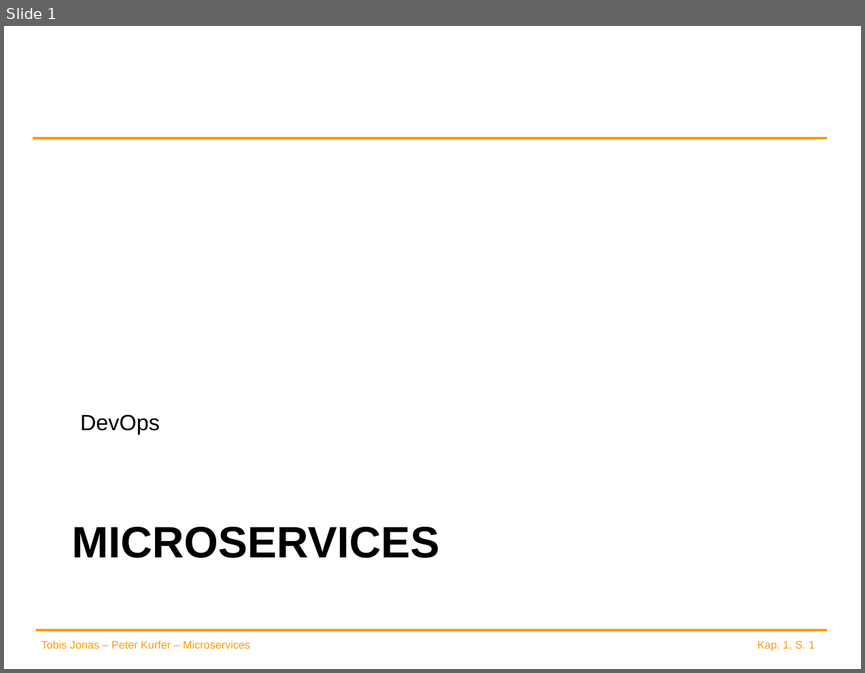
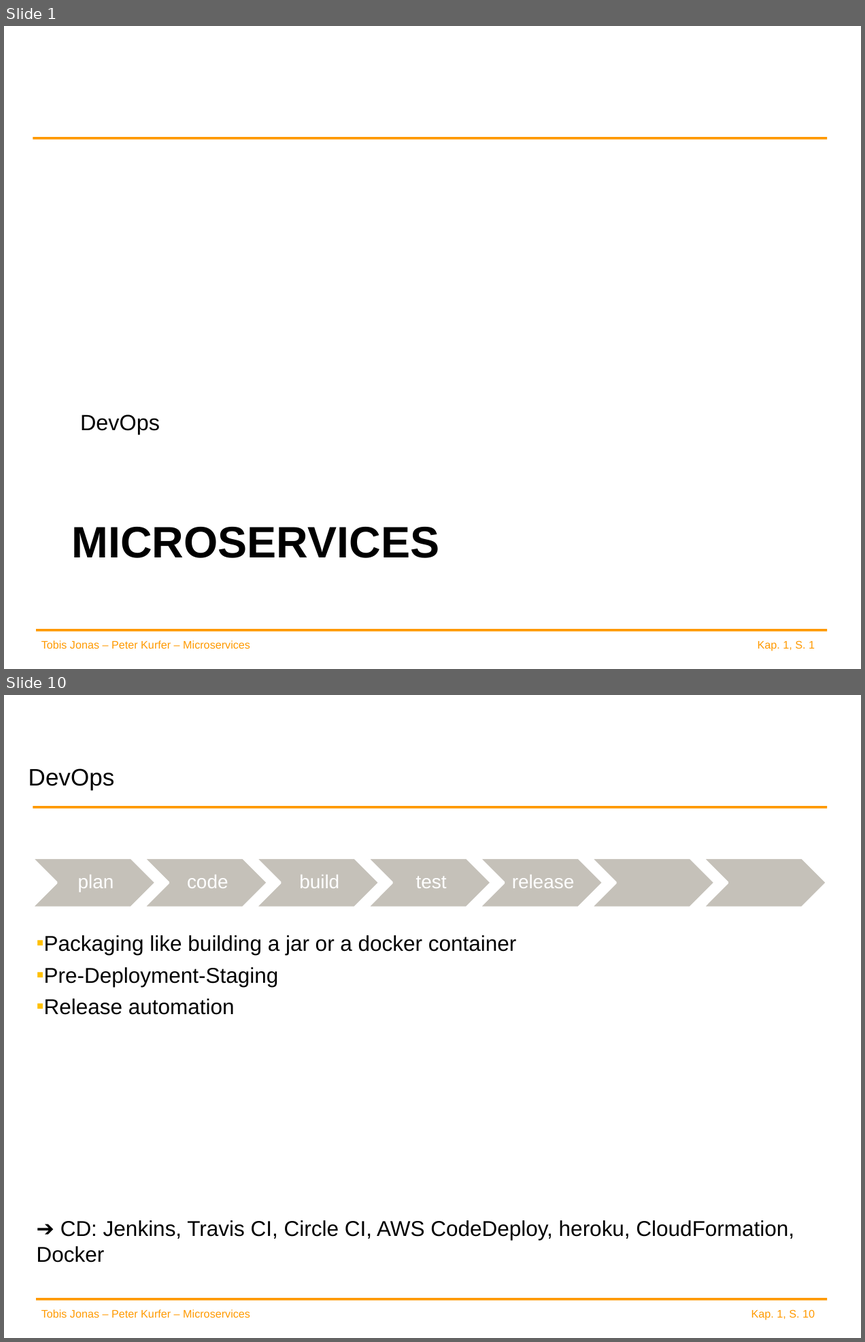
Before and after one commit to spoeck/Lectures, a slide deck: 03-DevOps/DevOps.pptx. Shown one above the other, each under a label of ours: slide 1 before the commit, slides 1 and 10 after it; the slides between them are not shown. The pictures are 865x673 and 865x1342 pixels, drawn with LibreOffice and Linux fonts; fonts in the diff are those of the drawing; background and template pictures are left out. Boxes give left, top, right and bottom in pixels: in the first picture for what was removed or moved away, otherwise in the second. Text is boxed around its words. In the diff, an @@ line names an element or a change of style, - is before the commit and + after.

```diff
--- a/03-DevOps/DevOps.pptx
+++ b/03-DevOps/DevOps.pptx
@@ slide 10 added at box(4, 695, 861, 1338), background #FFFFFF; not listed: 4 template elements that a slide beside it also shows @@
@@ title added at box(28, 768, 115, 790), 20 pt, text #000000 @@
+DevOps
@@ group added at box(31, 858, 827, 907): 7 chevrons, 5 texts @@
+plan
+code
+build
+test
+release
@@ text added at box(37, 935, 794, 1262), 18 pt, text #000000 @@
+▪ Packaging like building a jar or a docker container
+▪ Pre-Deployment-Staging
+▪ Release automation
+➔ CD: Jenkins, Travis CI, Circle CI, AWS CodeDeploy, heroku, CloudFormation, Docker
```
Also in this commit, not shown: 1 slide changed, 11 other slides added.
